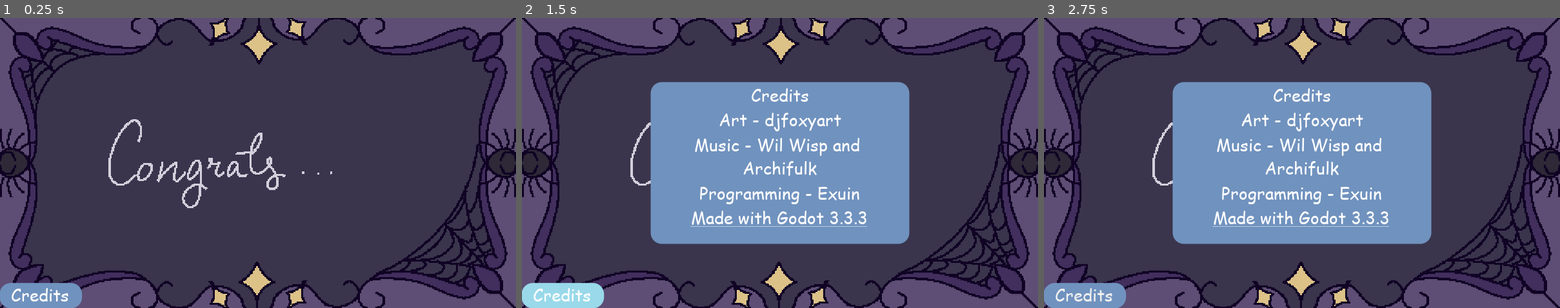
Above: before the commit, frames 1-3 (left to right).
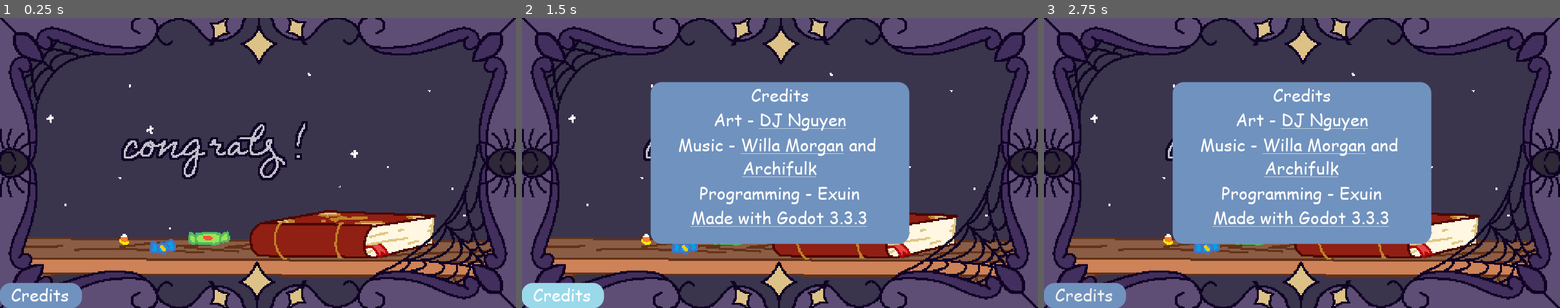
Above: after the commit, the same moments.

Repository: ShatReal/paint-jam-long
Game: Godot game, scene res://scenes/end/end.tscn
Same seed, same stepped clock (60 frames per second), same inputs: the game is played once before the commit and once after it. This scene is started directly instead of the project's main scene.
Inputs (mouse positions are in pixels of both pictures, inside the frame that each line leads up to):
- Up to frame 1 (0.25 s): no input
- Up to frame 2 (1.5 s): tap Enter at 0.5 s; move the mouse to (893, 148) at 0.52 s; press the mouse at (893, 148) at 0.53 s; hold D (right) 0.53-1.25 s; release the mouse at (893, 148) at 1.25 s; click "Credits" at 1.25 s
- Up to frame 3 (2.75 s): move the mouse to (1198, 177) at 2.02 s; hold S (down) from 2.03 s (still down); right-click (1198, 177) at 2.1 s

The runs differ from the first frame. In frame 1, 17% of the frame differs, in the area x 4-96%, y 18-92%; in frame 2, 12%; in frame 3, 12%.

Commit message:
Added final assets

Diff:
--- a/scenes/battle/battle.gd
+++ b/scenes/battle/battle.gd
@@ -102,7 +102,7 @@
 	if boss:
 		$Background.texture = load("res://scenes/battle/bg.png")
 		$TextureRect.show()
-		yield(get_tree().create_timer(5), "timeout")
+		yield(get_tree().create_timer(6), "timeout")
 		$TextureRect.hide()
 
 
@@ -224,9 +224,14 @@
 		OVER:
 			if _won:
 				$Over/VBoxContainer/Label.text = "You won!"
+				$Win.play()
+				$Over.popup_centered()
 			else:
 				$Over/VBoxContainer/Label.text = "You lost!"
-			$Over.popup_centered()
+				$Lose.play()
+				$GameOver.show()
+				$Over.rect_position = Vector2(287, 47)
+				$Over.popup()
 			get_parent().won = _won
 
 
--- a/scenes/battle/battle.tscn
+++ b/scenes/battle/battle.tscn
@@ -7,8 +7,11 @@
 [ext_resource path="res://scenes/battle/battle.gd" type="Script" id=5]
 [ext_resource path="res://scenes/main_menu/main_menu.tres" type="Theme" id=6]
 [ext_resource path="res://scenes/battle/static.png" type="Texture" id=7]
+[ext_resource path="res://scenes/battle/Win.wav" type="AudioStream" id=8]
 [ext_resource path="res://scenes/battle/bg without grass.png" type="Texture" id=9]
 [ext_resource path="res://scenes/battle/003.png" type="Texture" id=10]
+[ext_resource path="res://scenes/battle/Lose.wav" type="AudioStream" id=11]
+[ext_resource path="res://scenes/battle/gameover.png" type="Texture" id=12]
 
 [sub_resource type="StyleBoxFlat" id=1]
 bg_color = Color( 0.639216, 0.286275, 0.643137, 1 )
@@ -41,36 +44,6 @@
 
 [node name="Witch" parent="Battlers" instance=ExtResource( 1 )]
 position = Vector2( 400, 0 )
-
-[node name="Over" type="PopupPanel" parent="."]
-margin_right = 8.0
-margin_bottom = 8.0
-theme = ExtResource( 6 )
-custom_styles/panel = SubResource( 1 )
-popup_exclusive = true
-__meta__ = {
-"_edit_use_anchors_": false
-}
-
-[node name="VBoxContainer" type="VBoxContainer" parent="Over"]
-margin_right = 62.0
-margin_bottom = 50.0
-__meta__ = {
-"_edit_use_anchors_": false
-}
-
-[node name="Label" type="Label" parent="Over/VBoxContainer"]
-margin_right = 62.0
-margin_bottom = 23.0
-custom_fonts/font = SubResource( 2 )
-text = "You win?"
-
-[node name="Back" type="Button" parent="Over/VBoxContainer"]
-margin_top = 27.0
-margin_right = 62.0
-margin_bottom = 50.0
-custom_fonts/font = SubResource( 2 )
-text = "Back"
 
 [node name="BlockMatch" type="AudioStreamPlayer" parent="."]
 stream = ExtResource( 2 )
@@ -126,4 +99,56 @@
 "_edit_use_anchors_": false
 }
 
+[node name="Lose" type="AudioStreamPlayer" parent="."]
+stream = ExtResource( 11 )
+
+[node name="Win" type="AudioStreamPlayer" parent="."]
+stream = ExtResource( 8 )
+
+[node name="GameOver" type="TextureRect" parent="."]
+visible = false
+margin_right = 480.0
+margin_bottom = 270.0
+texture = ExtResource( 12 )
+__meta__ = {
+"_edit_use_anchors_": false
+}
+
+[node name="Over" type="PopupPanel" parent="."]
+visible = true
+anchor_left = 0.6625
+anchor_top = 0.266667
+anchor_right = 0.6625
+anchor_bottom = 0.266667
+margin_left = -31.0
+margin_top = -25.0
+margin_right = 31.0
+margin_bottom = 25.0
+theme = ExtResource( 6 )
+custom_styles/panel = SubResource( 1 )
+popup_exclusive = true
+__meta__ = {
+"_edit_use_anchors_": true
+}
+
+[node name="VBoxContainer" type="VBoxContainer" parent="Over"]
+margin_right = 62.0
+margin_bottom = 50.0
+__meta__ = {
+"_edit_use_anchors_": false
+}
+
+[node name="Label" type="Label" parent="Over/VBoxContainer"]
+margin_right = 62.0
+margin_bottom = 23.0
+custom_fonts/font = SubResource( 2 )
+text = "You win?"
+
+[node name="Back" type="Button" parent="Over/VBoxContainer"]
+margin_top = 27.0
+margin_right = 62.0
+margin_bottom = 50.0
+custom_fonts/font = SubResource( 2 )
+text = "Back"
+
 [connection signal="pressed" from="Over/VBoxContainer/Back" to="." method="_on_back_pressed"]
--- a/scenes/end/end.tscn
+++ b/scenes/end/end.tscn
@@ -1,6 +1,6 @@
 [gd_scene load_steps=4 format=2]
 
-[ext_resource path="res://scenes/end/final.png" type="Texture" id=1]
+[ext_resource path="res://scenes/end/congrats.png" type="Texture" id=1]
 [ext_resource path="res://scenes/main_menu/main_menu.tres" type="Theme" id=2]
 [ext_resource path="res://scenes/end/end.gd" type="Script" id=3]
 
@@ -37,19 +37,18 @@
 }
 
 [node name="RichTextLabel" type="RichTextLabel" parent="PopupPanel"]
-margin_left = 4.0
-margin_top = 4.0
-margin_right = 236.0
-margin_bottom = 146.0
+margin_left = 10.0
+margin_right = 230.0
+margin_bottom = 150.0
 bbcode_enabled = true
 bbcode_text = "[center]Credits
-Art - djfoxyart
-Music - Wil Wisp and Archifulk
+Art - [url=https://djfoxyart.carrd.co/]DJ Nguyen[/url]
+Music - [url=https://twitter.com/wil_audio]Willa Morgan[/url] and [url=https://soundcloud.com/archifulk]Archifulk[/url]
 Programming - Exuin
 [url=https://godotengine.org/license]Made with Godot 3.3.3[/url][/center]"
 text = "Credits
-Art - djfoxyart
-Music - Wil Wisp and Archifulk
+Art - DJ Nguyen
+Music - Willa Morgan and Archifulk
 Programming - Exuin
 Made with Godot 3.3.3"
 
--- a/scenes/main_menu/main_menu.tscn
+++ b/scenes/main_menu/main_menu.tscn
@@ -82,13 +82,13 @@
 margin_bottom = 150.0
 bbcode_enabled = true
 bbcode_text = "[center]Credits
-Art - djfoxyart
-Music - Wil Wisp and Archifulk
+Art - [url=https://djfoxyart.carrd.co/]DJ Nguyen[/url]
+Music - [url=https://twitter.com/wil_audio]Willa Morgan[/url] and [url=https://soundcloud.com/archifulk]Archifulk[/url]
 Programming - Exuin
 [url=https://godotengine.org/license]Made with Godot 3.3.3[/url][/center]"
 text = "Credits
-Art - djfoxyart
-Music - Wil Wisp and Archifulk
+Art - DJ Nguyen
+Music - Willa Morgan and Archifulk
 Programming - Exuin
 Made with Godot 3.3.3"
 
Not shown, added: scenes/battle/Lose.wav.import
Not shown, added: scenes/battle/Win.wav.import
Not shown: 1 places in scenes/battle/battle.tscn that only renumber resources
Binary file added: scenes/battle/gameover.png
Not shown, added: scenes/battle/gameover.png.import
Binary file added: scenes/end/congrats.png
Not shown, added: scenes/end/congrats.png.import
Not shown, added: scenes/battle/Lose.wav
Not shown, added: scenes/battle/Win.wav
